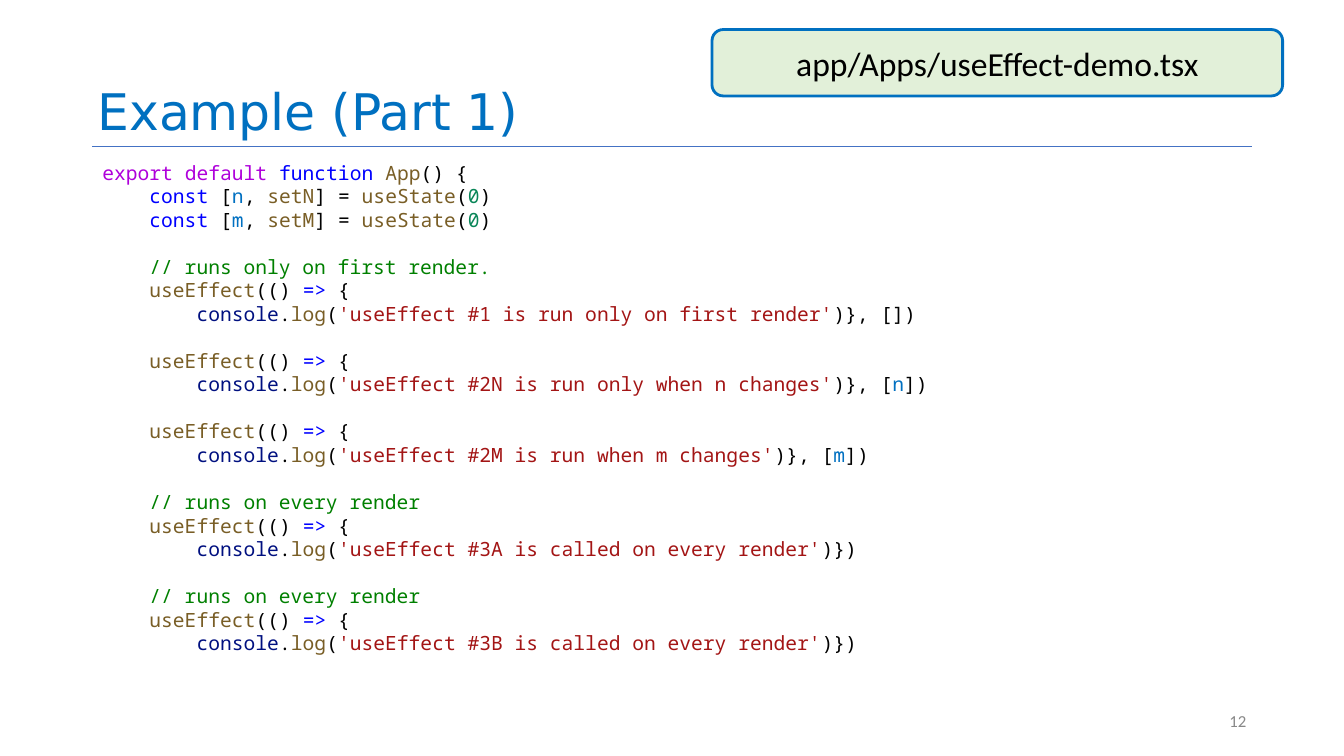
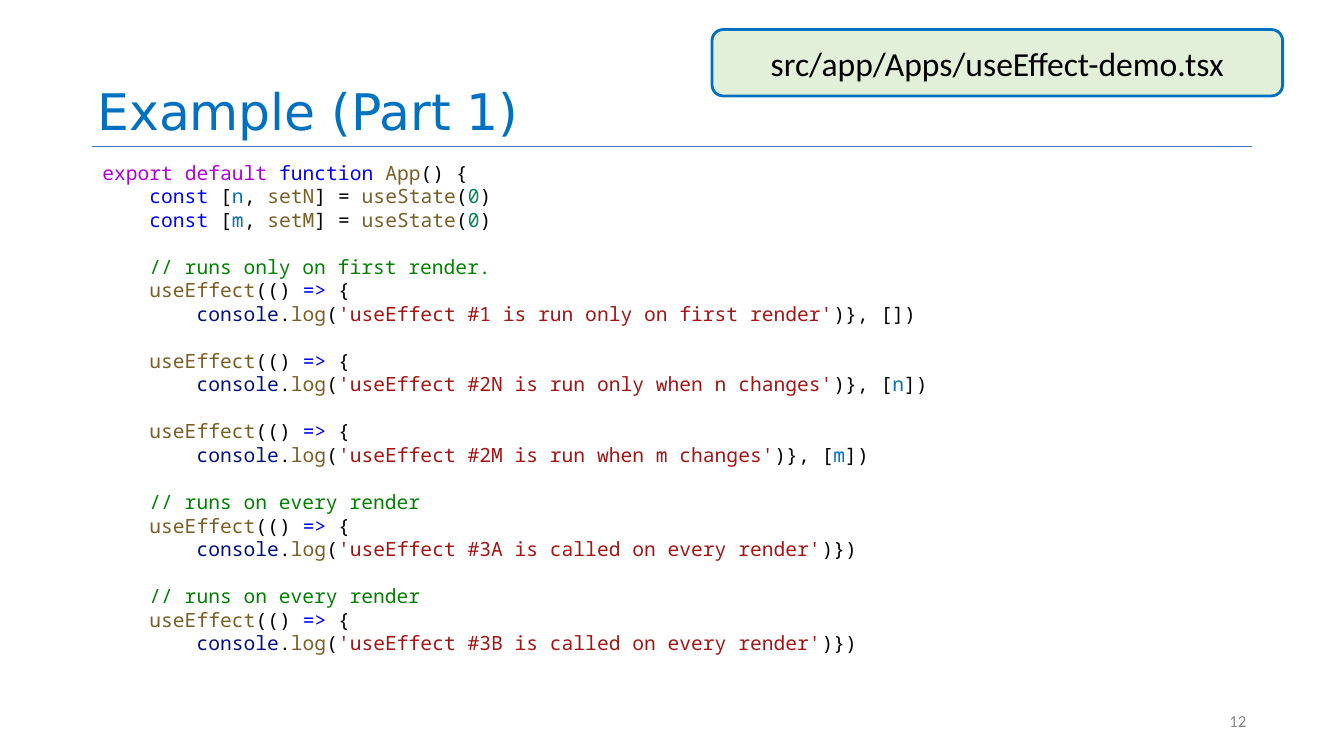
Before and after one commit to neu-se/CS4530-Spring-2024, a slide deck: slide 12 of Slides/Module 09 React Hooks.pptx. Drawn at 1344x756 pixels with LibreOffice and Linux fonts; fonts in the diff are those of the drawing. Boxes give left, top, right and bottom in pixels: in the first picture for what was removed or moved away, otherwise in the second. Text is boxed around its words. In the diff, an @@ line names an element or a change of style, - is before the commit and + after.

```diff
--- a/Slides/Module 09 React Hooks.pptx
+++ b/Slides/Module 09 React Hooks.pptx
@@ text in rounded rectangle at (x1=771, y1=52, x2=1224, y2=82): text changed @@
-app/Apps/useEffect-demo.tsx
+src/app/Apps/useEffect-demo.tsx
```
Also in this commit, not shown: 11 other slides changed, 4 other files.
